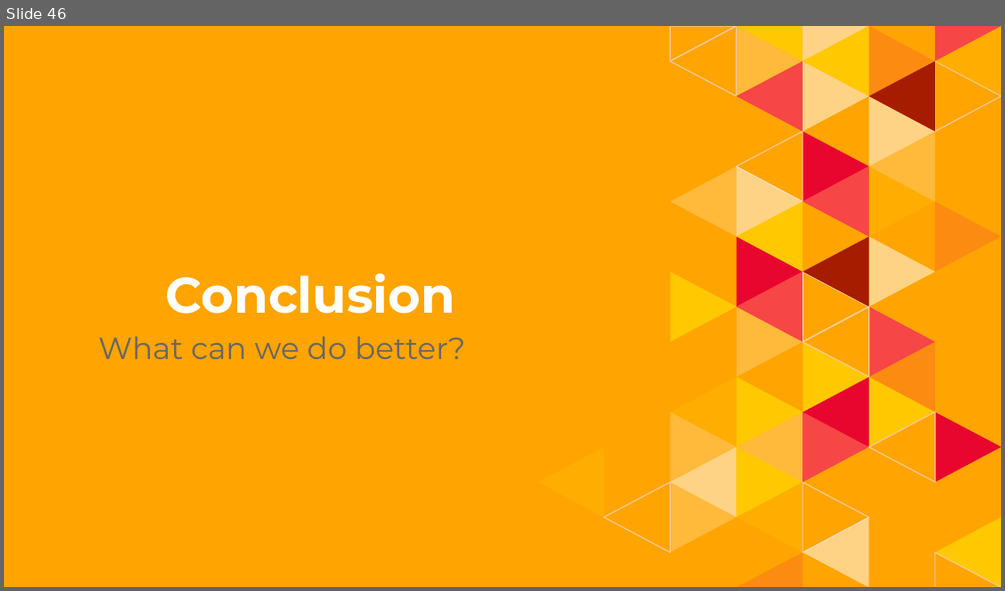
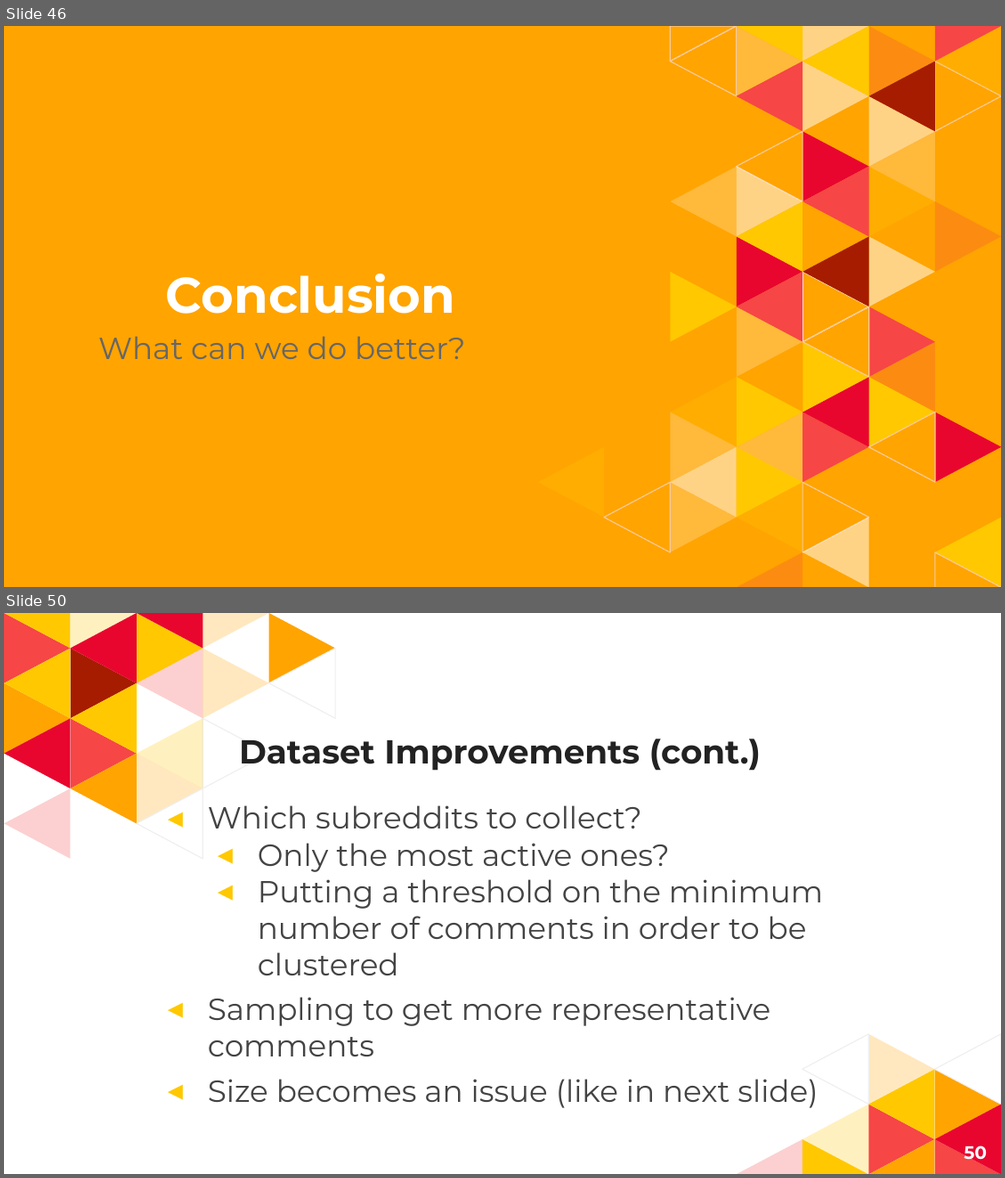
Before and after one commit to jonwiseman/DS300, a slide deck: Docs/Wiseman Final Project Presentation.pptx. Shown one above the other, each under a label of ours: slide 46 before the commit, slides 46 and 50 after it; the slides between them are not shown. The pictures are 1005x591 and 1005x1178 pixels, drawn with LibreOffice and Linux fonts; fonts in the diff are those of the drawing. Boxes give left, top, right and bottom in pixels: in the first picture for what was removed or moved away, otherwise in the second. Text is boxed around its words. In the diff, an @@ line names an element or a change of style, - is before the commit and + after.

```diff
--- a/Docs/Wiseman Final Project Presentation.pptx
+++ b/Docs/Wiseman Final Project Presentation.pptx
@@ slide 50 added at <box>4,613,1001,1174</box>, background #FFFFFF @@
@@ group added at <box>4,613,335,859</box>: 23 freeform shapes @@
@@ title added at <box>239,738,760,771</box>, 24 pt, text #222222, bold @@
+Dataset Improvements (cont.)
@@ text added at <box>208,805,823,1108</box>, 22 pt, text #434343 @@
+◂ Which subreddits to collect?
+  ◂ Only the most active ones?
+  ◂ Putting a threshold on the minimum number of comments in order to be clustered
+◂ Sampling to get more representative comments
+◂ Size becomes an issue (like in next slide)
@@ group added at <box>736,1034,1001,1174</box>: 12 freeform shapes @@
@@ page number added at <box>963,1142,987,1165</box>, 13 pt, text #FFFFFF, bold @@
+50
```
Also in this commit, not shown: 1 slide changed, 7 other slides added.
